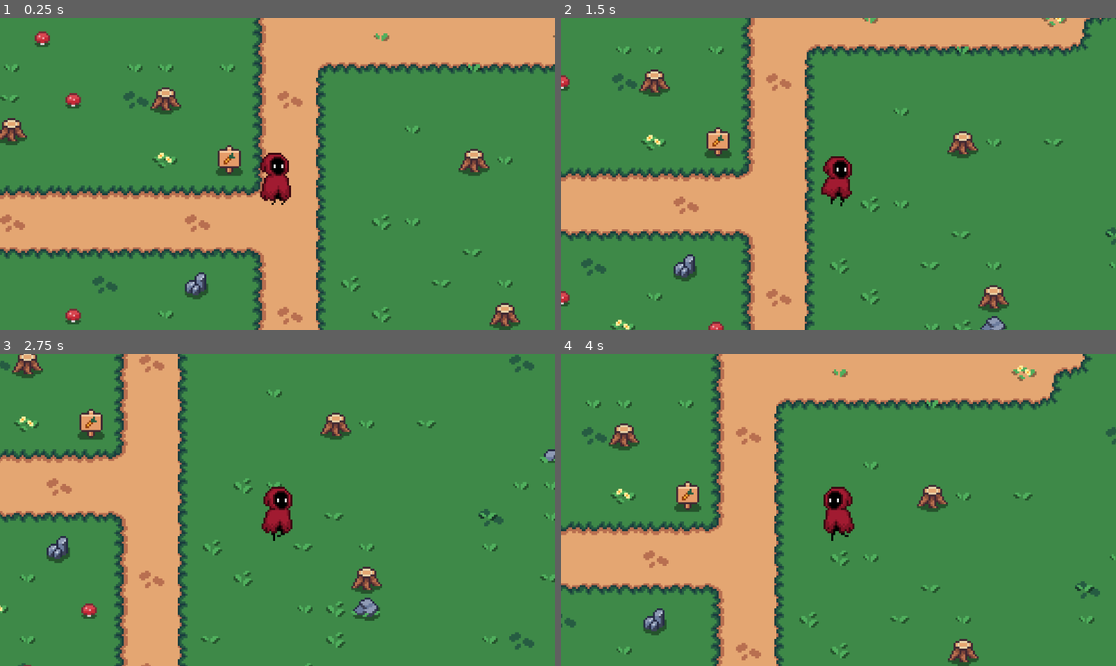
Above: before the commit, frames 1-4 (two rows, left to right).
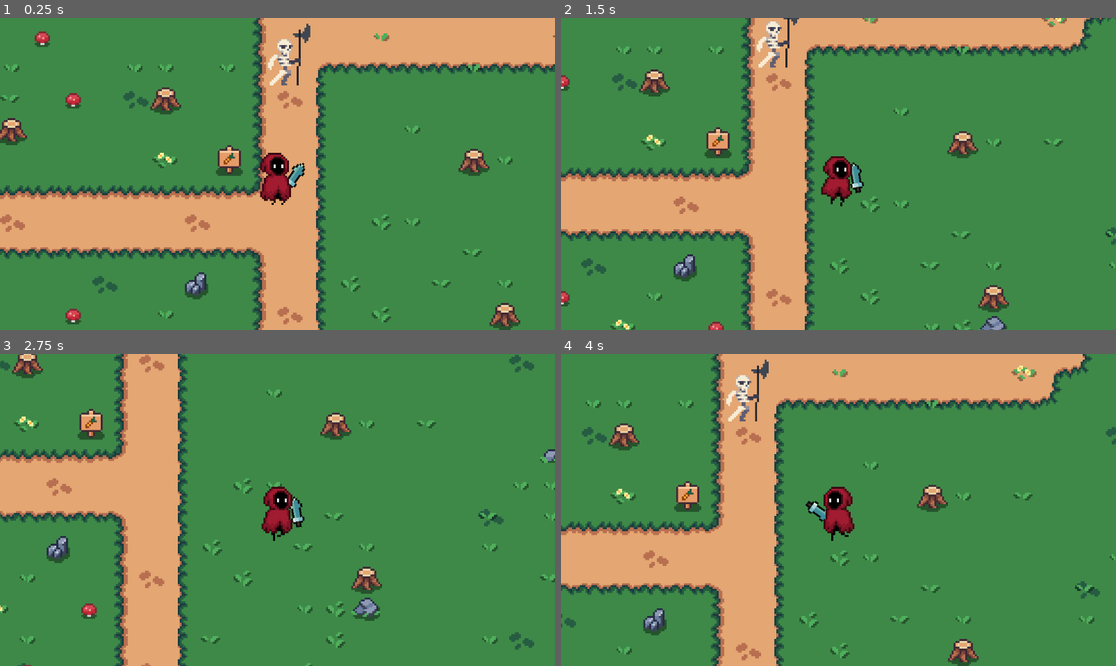
Above: after the commit, the same moments.

Repository: inlet511/Godot_Tut
Game: Godot game, scene res://scenes/main.tscn
Same seed, same stepped clock (60 frames per second), same inputs: the game is played once before the commit and once after it.
Inputs (mouse positions are in pixels of both pictures, inside the frame that each line leads up to):
- Up to frame 1 (0.25 s): no input
- Up to frame 2 (1.5 s): move the mouse to (960, 158) at 0.52 s; hold D (right) 0.53-1.28 s; tap 1 (ability_1) at 0.6 s; move the mouse to (727, 189) at 1.27 s; hold S (down) from 1.28 s (still down); tap 2 (ability_2) at 1.35 s
- Up to frame 3 (2.75 s): move the mouse to (333, 441) at 2.02 s; release S (down) at 2.03 s; hold D (right) from 2.03 s (still down); tap 3 (ability_3) at 2.1 s
- Up to frame 4 (4 s): move the mouse to (810, 572) at 2.77 s; release D (right) at 2.78 s; hold W (up) 2.78-3.53 s; tap 1 (ability_1) at 2.85 s; move the mouse to (1005, 556) at 3.52 s; hold A (left) from 3.53 s (still down); tap 2 (ability_2) at 3.6 s

The runs differ from the first frame. In frame 1, 0.7% of the frame differs, in the area x 48-56%, y 1-55%; in frame 2, 0.6%; in frame 3, 0.2%; in frame 4, 0.7%.

Commit message:
10-Enemies-01

Diff:
--- a/scenes/ability/slash_ability_manifest.tscn
+++ b/scenes/ability/slash_ability_manifest.tscn
@@ -42,6 +42,7 @@
 [node name="SlashAbilityManifest" type="Node2D" unique_id=1414469010]
 z_index = 10
 script = ExtResource("1_61q06")
+rotation_offset = 0.0
 
 [node name="AnimatedSprite2D" type="AnimatedSprite2D" parent="." unique_id=1022971566]
 texture_filter = 1
--- a/scenes/main.tscn
+++ b/scenes/main.tscn
@@ -5,6 +5,7 @@
 [ext_resource type="Texture2D" uid="uid://drsexaq18y8c3" path="res://assets/images/Cute_Fantasy_Free/Tiles/Cliff_Tile.png" id="3_sugp2"]
 [ext_resource type="Texture2D" uid="uid://8fepa0qvwoti" path="res://assets/images/Cute_Fantasy_Free/Tiles/Path_Tile.png" id="4_tbgi4"]
 [ext_resource type="Texture2D" uid="uid://dja5ayghfosku" path="res://assets/images/Cute_Fantasy_Free/Outdoor decoration/Outdoor_Decor_Free.png" id="5_tefeu"]
+[ext_resource type="PackedScene" uid="uid://qp8bjqdacdar" path="res://scenes/skeleton.tscn" id="6_tefeu"]
 
 [sub_resource type="TileSetAtlasSource" id="TileSetAtlasSource_jyhfs"]
 texture = ExtResource("3_sugp2")
@@ -143,3 +144,6 @@
 texture_filter = 1
 tile_map_data = PackedByteArray("AAD+/wMAAAACAAMAAAD6/wQAAAACAAcAAAD9/wcAAAACAAcAAAD//wUAAAACAAcAAAD+//n/AAACAAcAAAD5// …(1168 unchanged characters)…
 tile_set = SubResource("TileSet_choun")
+
+[node name="Skeleton" parent="." unique_id=432479926 instance=ExtResource("6_tefeu")]
+position = Vector2(24, -63)
--- a/scenes/player.tscn
+++ b/scenes/player.tscn
@@ -1,9 +1,14 @@
 [gd_scene format=3 uid="uid://b76pmg75k5fmp"]
 
 [ext_resource type="Texture2D" uid="uid://c73b10ln54ac1" path="res://assets/images/AnimationSheet_Character.png" id="1_3vyb7"]
-[ext_resource type="Script" uid="uid://vu7ogh5wxuno" path="res://scripts/player.gd" id="1_g2els"]
+[ext_resource type="Script" uid="uid://vu7ogh5wxuno" path="res://scripts/entity/player.gd" id="1_g2els"]
 [ext_resource type="Script" uid="uid://ck3abbm7udxhd" path="res://scripts/ability/core/ability_controller.gd" id="3_qhqgy"]
 [ext_resource type="PackedScene" uid="uid://by4qtweyfhx0n" path="res://scenes/ability/slash_ability.tscn" id="4_dqkch"]
+[ext_resource type="Texture2D" uid="uid://2kxnw5bxbm7d" path="res://assets/images/melee_attack.png" id="5_qlg0r"]
+
+[sub_resource type="AtlasTexture" id="AtlasTexture_f1ej7"]
+atlas = ExtResource("5_qlg0r")
+region = Rect2(69, 0, 7, 16)
 
 [sub_resource type="AtlasTexture" id="AtlasTexture_g2els"]
 atlas = ExtResource("1_3vyb7")
@@ -105,6 +110,12 @@
 [node name="Player" type="Node2D" unique_id=1813389937]
 script = ExtResource("1_g2els")
 
+[node name="Weapon" type="Sprite2D" parent="." unique_id=537507785]
+texture_filter = 1
+position = Vector2(9, 1)
+rotation = 0.61086524
+texture = SubResource("AtlasTexture_f1ej7")
+
 [node name="AnimatedSprite2D" type="AnimatedSprite2D" parent="." unique_id=2008267882]
 texture_filter = 1
 sprite_frames = SubResource("SpriteFrames_tuyoq")
--- /dev/null
+++ b/scenes/skeleton.tscn
@@ -0,0 +1,108 @@
+[gd_scene format=3 uid="uid://qp8bjqdacdar"]
+
+[ext_resource type="Texture2D" uid="uid://b8nnks1flijsb" path="res://assets/images/skeleton/Skeleton Idle.png" id="1_pbvs3"]
+
+[sub_resource type="AtlasTexture" id="AtlasTexture_txkty"]
+atlas = ExtResource("1_pbvs3")
+region = Rect2(0, 0, 24, 32)
+
+[sub_resource type="AtlasTexture" id="AtlasTexture_ivqcw"]
+atlas = ExtResource("1_pbvs3")
+region = Rect2(24, 0, 24, 32)
+
+[sub_resource type="AtlasTexture" id="AtlasTexture_bnirc"]
+atlas = ExtResource("1_pbvs3")
+region = Rect2(48, 0, 24, 32)
+
+[sub_resource type="AtlasTexture" id="AtlasTexture_5pgwy"]
+atlas = ExtResource("1_pbvs3")
+region = Rect2(72, 0, 24, 32)
+
+[sub_resource type="AtlasTexture" id="AtlasTexture_ssl1b"]
+atlas = ExtResource("1_pbvs3")
+region = Rect2(96, 0, 24, 32)
+
+[sub_resource type="AtlasTexture" id="AtlasTexture_w4hcs"]
+atlas = ExtResource("1_pbvs3")
+region = Rect2(120, 0, 24, 32)
+
+[sub_resource type="AtlasTexture" id="AtlasTexture_haw2w"]
+atlas = ExtResource("1_pbvs3")
+region = Rect2(144, 0, 24, 32)
+
+[sub_resource type="AtlasTexture" id="AtlasTexture_i0f3v"]
+atlas = ExtResource("1_pbvs3")
+region = Rect2(168, 0, 24, 32)
+
+[sub_resource type="AtlasTexture" id="AtlasTexture_xrus2"]
+atlas = ExtResource("1_pbvs3")
+region = Rect2(192, 0, 24, 32)
+
+[sub_resource type="AtlasTexture" id="AtlasTexture_7e1v2"]
+atlas = ExtResource("1_pbvs3")
+region = Rect2(216, 0, 24, 32)
+
+[sub_resource type="AtlasTexture" id="AtlasTexture_rjsi3"]
+atlas = ExtResource("1_pbvs3")
+region = Rect2(240, 0, 24, 32)
+
+[sub_resource type="SpriteFrames" id="SpriteFrames_3nhjk"]
+animations = [{
+"frames": [],
+"loop": true,
+"name": &"Attack",
+"speed": 5.0
+}, {
+"frames": [{
+"duration": 1.0,
+"texture": SubResource("AtlasTexture_txkty")
+}, {
+"duration": 1.0,
+"texture": SubResource("AtlasTexture_ivqcw")
+}, {
+"duration": 1.0,
+"texture": SubResource("AtlasTexture_bnirc")
+}, {
+"duration": 1.0,
+"texture": SubResource("AtlasTexture_5pgwy")
+}, {
+"duration": 1.0,
+"texture": SubResource("AtlasTexture_ssl1b")
+}, {
+"duration": 1.0,
+"texture": SubResource("AtlasTexture_w4hcs")
+}, {
+"duration": 1.0,
+"texture": SubResource("AtlasTexture_haw2w")
+}, {
+"duration": 1.0,
+"texture": SubResource("AtlasTexture_i0f3v")
+}, {
+"duration": 1.0,
+"texture": SubResource("AtlasTexture_xrus2")
+}, {
+"duration": 1.0,
+"texture": SubResource("AtlasTexture_7e1v2")
+}, {
+"duration": 1.0,
+"texture": SubResource("AtlasTexture_rjsi3")
+}],
+"loop": true,
+"name": &"Idle",
+"speed": 10.0
+}, {
+"frames": [],
+"loop": true,
+"name": &"Walk",
+"speed": 5.0
+}]
+
+[node name="Skeleton" type="Node2D" unique_id=432479926]
+z_index = 100
+
+[node name="AnimatedSprite2D" type="AnimatedSprite2D" parent="." unique_id=948784880]
+texture_filter = 1
+sprite_frames = SubResource("SpriteFrames_3nhjk")
+animation = &"Idle"
+frame = 4
+frame_progress = 0.4080095
--- a/scripts/ability/core/ability.gd
+++ b/scripts/ability/core/ability.gd
@@ -1,11 +1,13 @@
 class_name Ability
 extends Node
 
+@export var cooldown:float = 2.0
+
 func activate(entity: Entity):
-	print("Activate ability: ", self.name)
-	_activate_component(entity)
+	var context = AbilityContext.new(entity, self)
+	_activate_component(context)
 
-func _activate_component(entity: Entity):
+func _activate_component(context: AbilityContext):
 	for child in get_children():
 		if child is AbilityComponent:
-			child.activate(entity)
+			child.activate(context)
--- a/scripts/ability/core/ability_component.gd
+++ b/scripts/ability/core/ability_component.gd
@@ -2,9 +2,9 @@
 
 extends Node
 
-func activate(entity:Entity):
+func activate(context: AbilityContext):
 	print("Activating Component: ", self.name)
-	_activate(entity)
+	_activate(context)
 
-func _activate(entity:Entity):
+func _activate(context: AbilityContext):
 	pass
--- /dev/null
+++ b/scripts/ability/core/ability_context.gd
@@ -0,0 +1,9 @@
+class_name AbilityContext
+extends RefCounted
+
+var caster: Entity
+var ability:Ability
+
+func _init(caster: Entity, ability: Ability):
+	self.caster = caster
+	self.ability = ability
--- a/scripts/ability/core/ability_controller.gd
+++ b/scripts/ability/core/ability_controller.gd
@@ -11,6 +11,12 @@
 		if child is Ability:
 			abilities.push_back(child)
 
+func _process(delta:float):
+	for ability in cooldowns.keys():
+		if cooldowns[ability] > 0.0:
+			var cooldown = cooldowns[ability] - delta
+			cooldowns[ability] = cooldown
+
 func trigger_ability_by_idx(idx:int):
 	if abilities.size() == 0 :return
 	var ability = abilities.get(idx)
@@ -21,4 +27,10 @@
 		print("Ability not found")
 		return
 
+	# 如果在冷却,直接退出
+	if cooldowns.get(ability,0.0) > 0.0:
+		print(ability.name + " is on cooldown")
+		return
+
 	ability.activate(player)
+	cooldowns[ability] = ability.cooldown
--- a/scripts/ability/core/ability_manifest.gd
+++ b/scripts/ability/core/ability_manifest.gd
@@ -1,8 +1,8 @@
 class_name AbilityManifest
 extends Node2D
 
-func activate(entity:Entity):
-	_activate(entity)
+func activate(context: AbilityContext):
+	_activate(context)
 
-func _activate(entity:Entity):
+func _activate(context: AbilityContext):
 	pass
--- a/scripts/ability/core/ability_spawn_manifest.gd
+++ b/scripts/ability/core/ability_spawn_manifest.gd
@@ -5,15 +5,15 @@
 @export var set_as_child: bool = false
 @export var spawn_offset: Vector2 = Vector2.ZERO
 
-func _activate(entity:Entity):
+func _activate(context:AbilityContext):
 	if manifest_scene == null: return
 	var spawned_inst= manifest_scene.instantiate() as AbilityManifest
 	if set_as_child:
-		entity.add_child(spawned_inst)
+		context.caster.add_child(spawned_inst)
 	else:
 		var root = get_tree().get_root()
-		spawned_inst.position = entity.position
+		spawned_inst.position = context.caster.position
 		root.add_child(spawned_inst)
 
 	spawned_inst.position += spawn_offset
-	spawned_inst.activate(entity)
+	spawned_inst.activate(context)
--- a/scripts/ability/manifest/slash_manifest.gd
+++ b/scripts/ability/manifest/slash_manifest.gd
@@ -1,14 +1,20 @@
 class_name SlashManifest
 extends AbilityManifest
 
+@export var rotation_offset: float = 45.0
 @onready var animated_sprite: AnimatedSprite2D = $AnimatedSprite2D
 
 func _ready() -> void:
 	animated_sprite.animation_finished.connect(_on_animation_finished)
 
-func _activate(entity:Entity):
+func _activate(context:AbilityContext):
 	var mouse_pos = get_viewport().get_camera_2d().get_global_mouse_position()
 	look_at(mouse_pos)
+	var offset_rad = deg_to_rad(rotation_offset)
+	var weapon = context.caster.get_node("Weapon") as Node2D
+	var weapon_2_mouse = (mouse_pos - weapon.global_position).angle()
+	var weapon_angle = weapon_2_mouse + offset_rad
+	weapon.rotation = weapon_angle
 
 func _on_animation_finished() -> void:
 	queue_free()
--- /dev/null
+++ b/scripts/entity/enemy.gd
@@ -0,0 +1,2 @@
+class_name Enemy
+extends Entity
--- a/scripts/player.gd
+++ b/scripts/entity/player.gd
@@ -4,7 +4,19 @@
 @export var speed: float = 20
 @onready var animated_sprite: AnimatedSprite2D = $AnimatedSprite2D
 @onready var ability_controller: AbilityController = $AbilityController
+@onready var weapon : Node2D = $Weapon
+
 var is_moving = false
+var weapon_right_pos:Vector2
+var weapon_left_pos: Vector2
+var weapon_right_angle: float
+var weapon_left_angle: float
+
+func _ready():
+	weapon_right_pos = weapon.position
+	weapon_left_pos = Vector2(-weapon_right_pos.x, weapon_right_pos.y)
+	weapon_right_angle = weapon.rotation
+	weapon_left_angle = -weapon.rotation
 
 
 func _process(delta: float) -> void:
@@ -22,8 +34,12 @@
 	if movement.length()>0:
 		if horizontal > 0:
 			animated_sprite.flip_h = false
+			weapon.position = weapon_right_pos
+			#weapon.rotation = weapon_right_angle
 		elif horizontal < 0:
 			animated_sprite.flip_h = true
+			weapon.position = weapon_left_pos
+			#weapon.rotation = weapon_left_angle
 		is_moving = true
 	else:
 		is_moving = false
Binary file added: assets/images/melee_attack.png
Not shown, added: assets/images/melee_attack.png.import
Binary file added: assets/images/skeleton/Skeleton Attack.png
Not shown, added: assets/images/skeleton/Skeleton Attack.png.import
Binary file added: assets/images/skeleton/Skeleton Dead.png
Not shown, added: assets/images/skeleton/Skeleton Dead.png.import
Binary file added: assets/images/skeleton/Skeleton Hit.png
Not shown, added: assets/images/skeleton/Skeleton Hit.png.import
Binary file added: assets/images/skeleton/Skeleton Idle.png
Not shown, added: assets/images/skeleton/Skeleton Idle.png.import
Binary file added: assets/images/skeleton/Skeleton React.png
Not shown, added: assets/images/skeleton/Skeleton React.png.import
(and 7 more such lines)
